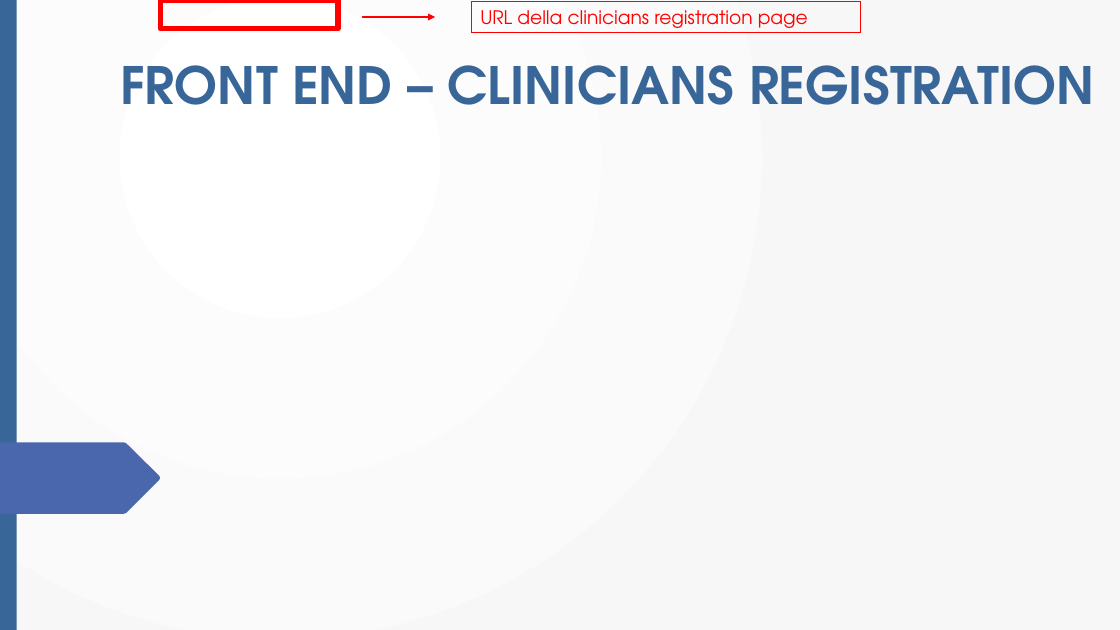
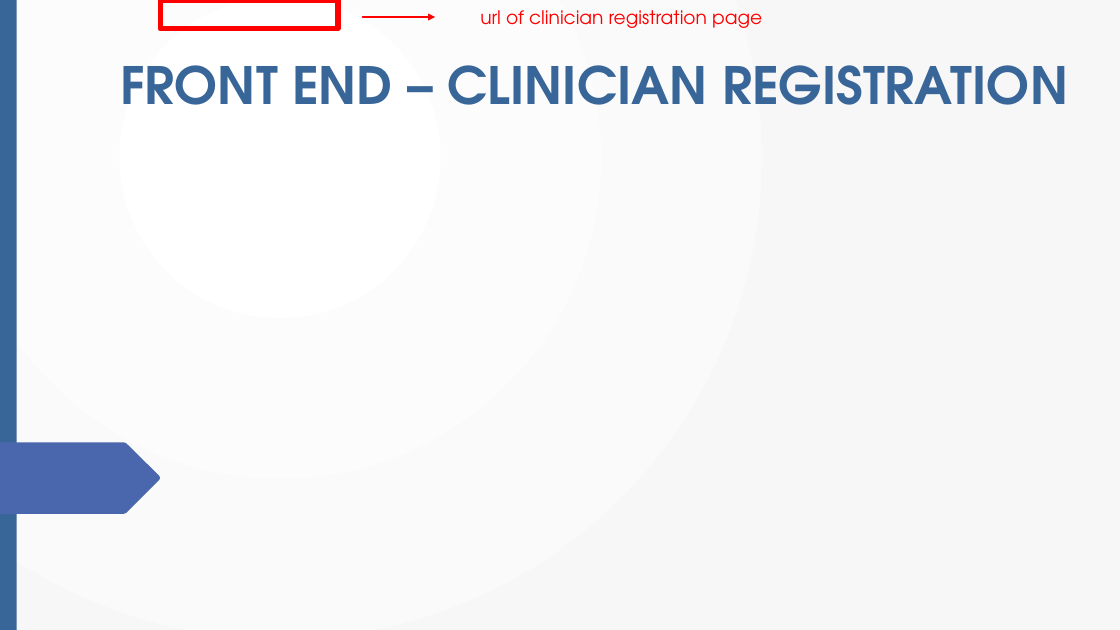
Before and after one commit to edo98811/IoT_project, a slide deck: slide 22 of Documenti/progetto_finale_last.pptx. Drawn at 1120x630 pixels with LibreOffice and Linux fonts; fonts in the diff are those of the drawing; background and template pictures are left out. Boxes give left, top, right and bottom in pixels: in the first picture for what was removed or moved away, otherwise in the second. Text is boxed around its words. In the diff, an @@ line names an element or a change of style, - is before the commit and + after.

```diff
--- a/Documenti/progetto_finale_last.pptx
+++ b/Documenti/progetto_finale_last.pptx
@@ text "url of clinician registration page": place and size @@
-text "url of clinician registration page" at box(472, 2, 860, 33)
+text "url of clinician registration page" at box(480, 10, 762, 28)
@@ text "url of clinician registration page" at box(480, 10, 762, 28): outline #FF0000 0.75 pt to none @@
@@ text at box(480, 10, 762, 28): text changed @@
-URL della clinicians registration page
+url of clinician registration page
@@ title at box(120, 65, 1068, 105): text changed @@
-FRONT END – CLINICIANS REGISTRATION
+FRONT END – CLINICIAN REGISTRATION
```
Also in this commit, not shown: 3 other files.
